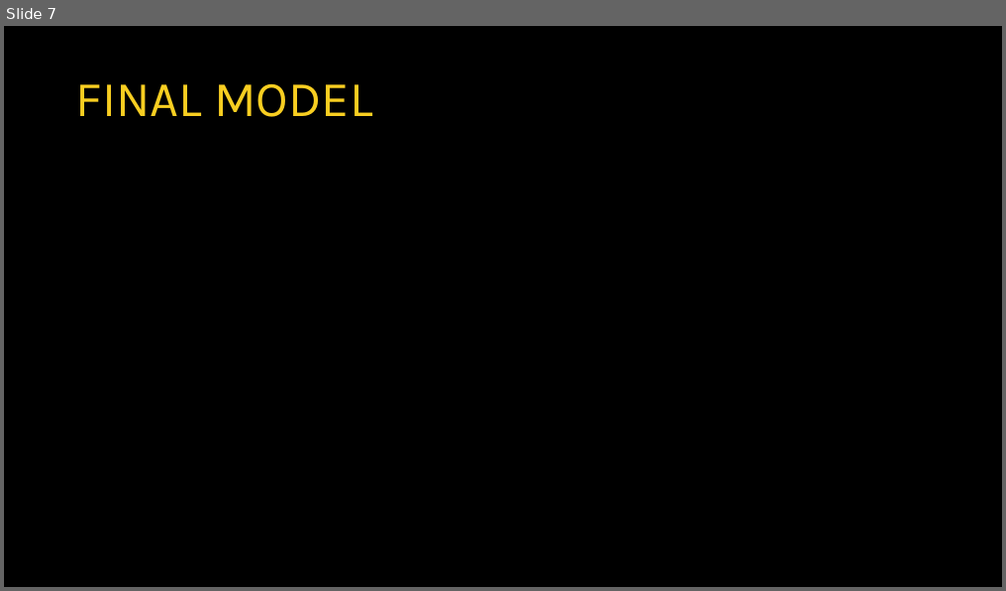
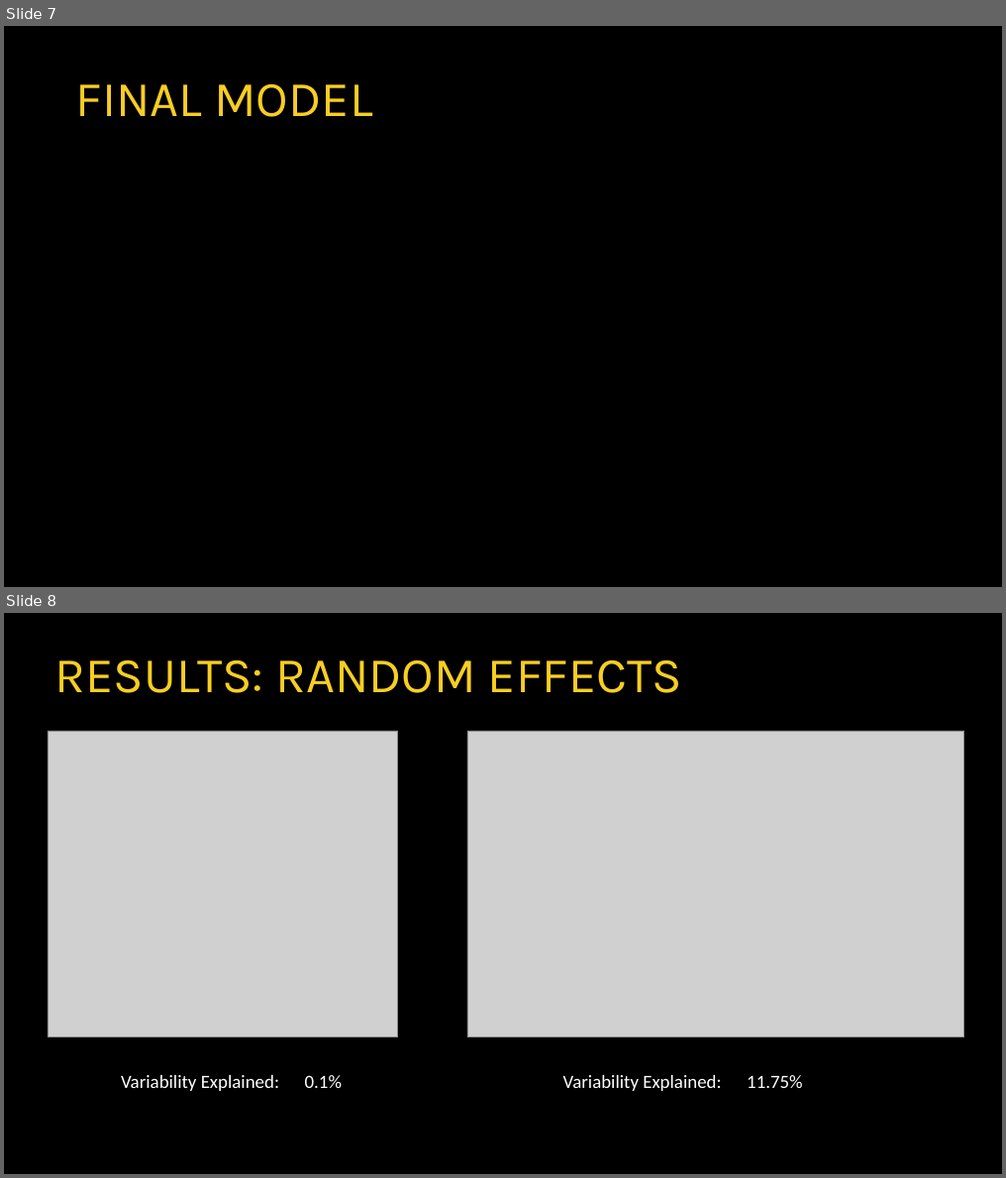
Before and after one commit to satvikk/StarTrek_StatsFinalProject, a slide deck: presentation/satvikkishoew_finalproj.pptx. Shown one above the other, each under a label of ours: slide 7 before the commit, slides 7 and 8 after it. The pictures are 1006x591 and 1006x1178 pixels, drawn with LibreOffice and Linux fonts; fonts in the diff are those of the drawing; grey boxes stand for pictures. Boxes give left, top, right and bottom in pixels: in the first picture for what was removed or moved away, otherwise in the second. Text is boxed around its words. In the diff, an @@ line names an element or a change of style, - is before the commit and + after.

```diff
--- a/presentation/satvikkishoew_finalproj.pptx
+++ b/presentation/satvikkishoew_finalproj.pptx
@@ slide 8 added at [4, 613, 1002, 1174], background #000000 @@
@@ title added at [55, 660, 682, 693], 48 pt, text #F8CE21 @@
+RESULTS: RANDOM EFFECTS
@@ picture added at [48, 731, 398, 1038] @@
@@ picture added at [467, 731, 964, 1038] @@
@@ text added at [121, 1075, 342, 1091], 18 pt, text #FFFFFF @@
+Variability Explained: 0.1%
@@ text added at [563, 1075, 803, 1091], 18 pt, text #FFFFFF @@
+Variability Explained: 11.75%
```
Also in this commit, not shown: 1 slide changed, 2 other slides added, 1 slide removed, 11 other files.
